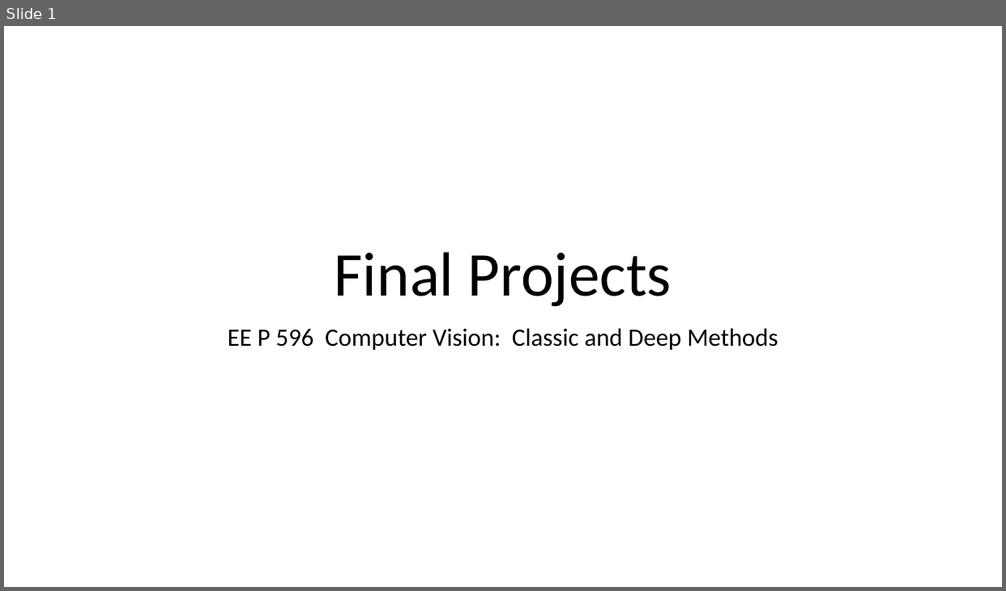
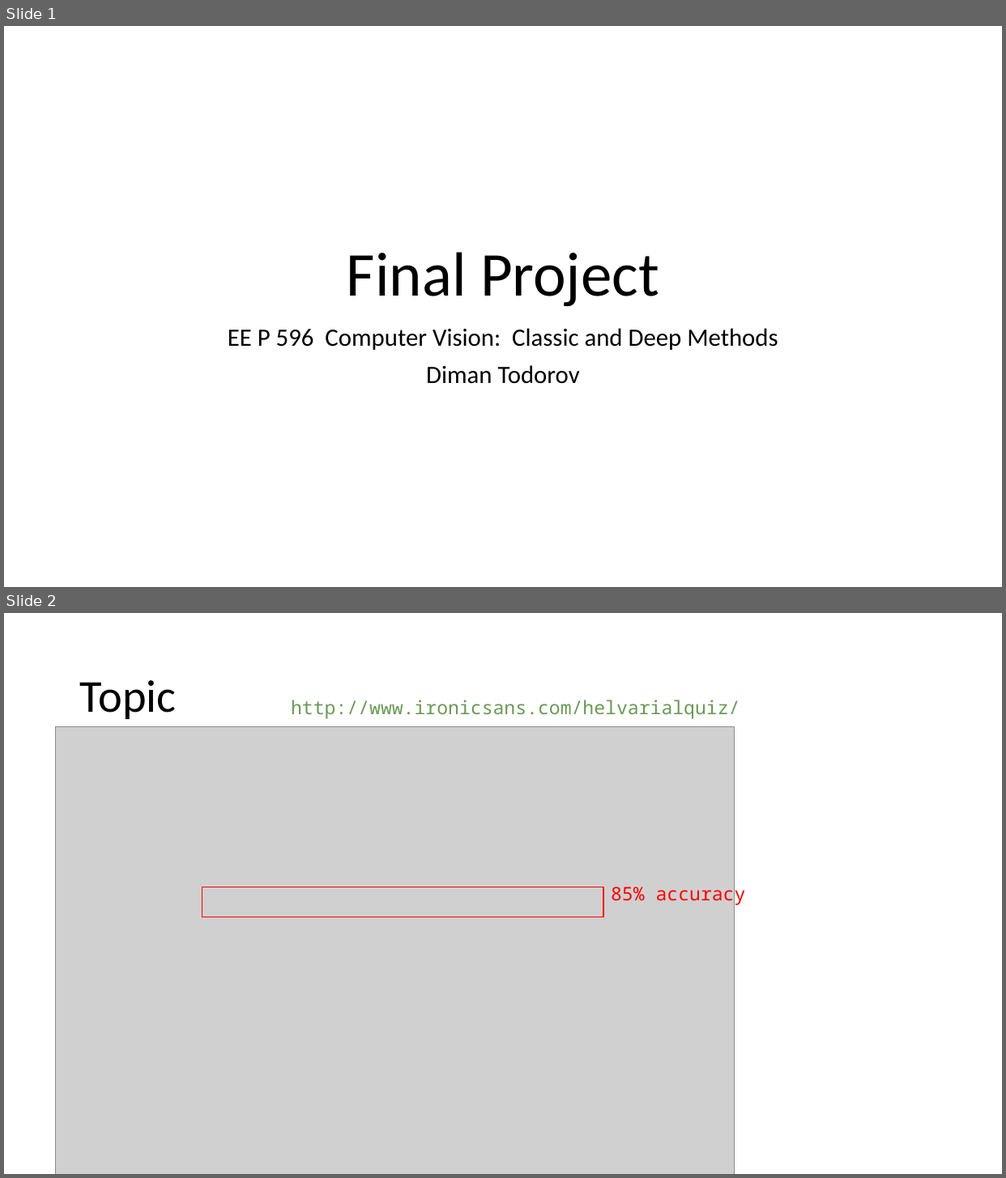
Before and after one commit to dimant/EE596-final-project, a slide deck: final_projects.pptx. Shown one above the other, each under a label of ours: slide 1 before the commit, slides 1 and 2 after it. The pictures are 1006x591 and 1006x1178 pixels, drawn with LibreOffice and Linux fonts; fonts in the diff are those of the drawing; grey boxes stand for pictures. Boxes give left, top, right and bottom in pixels: in the first picture for what was removed or moved away, otherwise in the second. Text is boxed around its words. In the diff, an @@ line names an element or a change of style, - is before the commit and + after.

```diff
--- a/final_projects.pptx
+++ b/final_projects.pptx
@@ slide 2 added at (x1=4, y1=613, x2=1002, y2=1174), background #FFFFFF @@
@@ title added at (x1=80, y1=680, x2=177, y2=719), 44 pt, text #000000 @@
+Topic
@@ text added at (x1=291, y1=700, x2=739, y2=719), 18 pt, text #6A9955 @@
+http://www.ironicsans.com/helvarialquiz/
@@ picture added at (x1=56, y1=726, x2=734, y2=1174) @@
@@ rectangle added at (x1=202, y1=887, x2=603, y2=917), outline #FF0000 1 pt @@
@@ text added at (x1=611, y1=884, x2=746, y2=905), 18 pt, text #FF0000 @@
+85% accuracy
@@ slide 1 changed as well @@
@@ title at (x1=347, y1=252, x2=659, y2=307): text changed @@
-Final Projects
+Final Project
@@ subtitle at (x1=426, y1=365, x2=580, y2=384): paragraph added @@
+Diman Todorov
```
Also in this commit, not shown: 3 other slides added.
